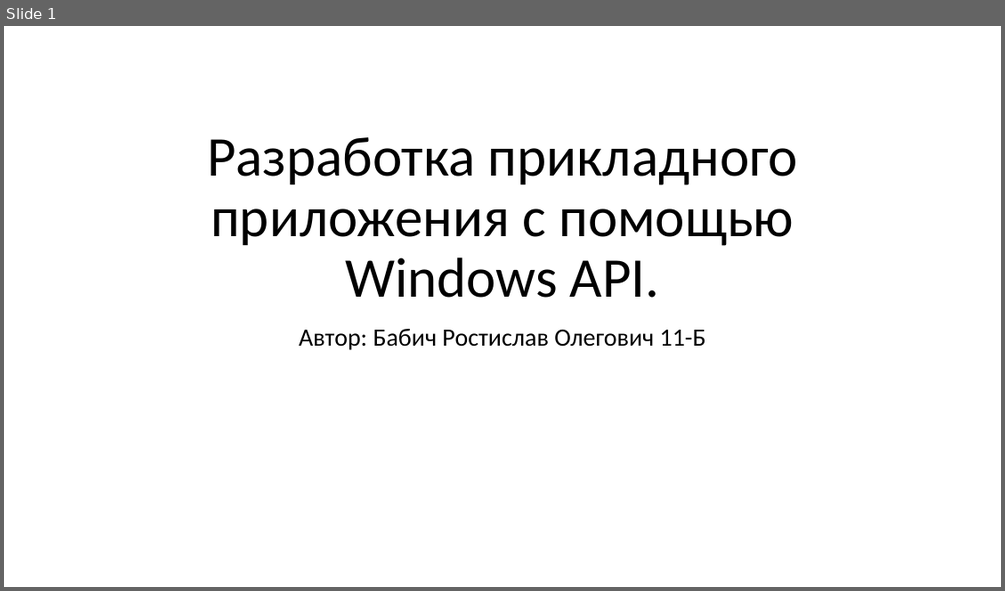
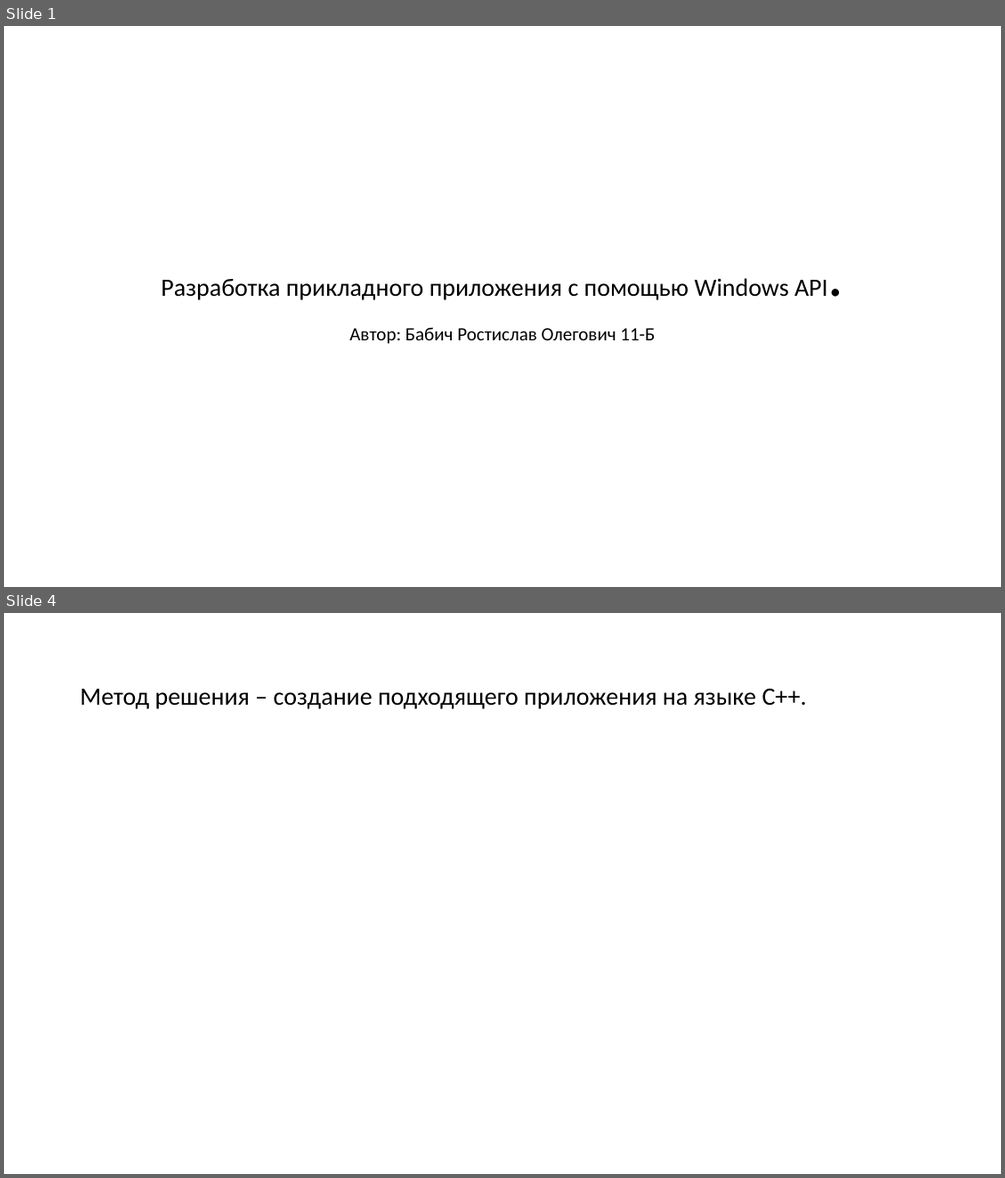
Before and after one commit to mosheadd/WinAPI_PRoject, a slide deck: Преза.pptx. Shown one above the other, each under a label of ours: slide 1 before the commit, slides 1 and 4 after it; the slides between them are not shown. The pictures are 1005x591 and 1005x1178 pixels, drawn with LibreOffice and Linux fonts; fonts in the diff are those of the drawing. Boxes give left, top, right and bottom in pixels: in the first picture for what was removed or moved away, otherwise in the second. Text is boxed around its words. In the diff, an @@ line names an element or a change of style, - is before the commit and + after.

```diff
--- a/Преза.pptx
+++ b/Преза.pptx
@@ slide 4 added at (4, 613, 1001, 1174), background #FFFFFF @@
@@ title added at (80, 689, 807, 709), 24 pt, text #000000 @@
+Метод решения – создание подходящего приложения на языке C++.
@@ slide 1 changed as well @@
@@ title "Разработка прикладного приложения с помощью ..." at (161, 278, 828, 300): size 54 to 24 pt; size 54 to 60 pt in "API." @@
@@ subtitle "Автор: Бабич Ростислав Олегович 11-Б" at (349, 327, 655, 344): size 24 to 18 pt @@
```
Also in this commit, not shown: 3 other slides added.
